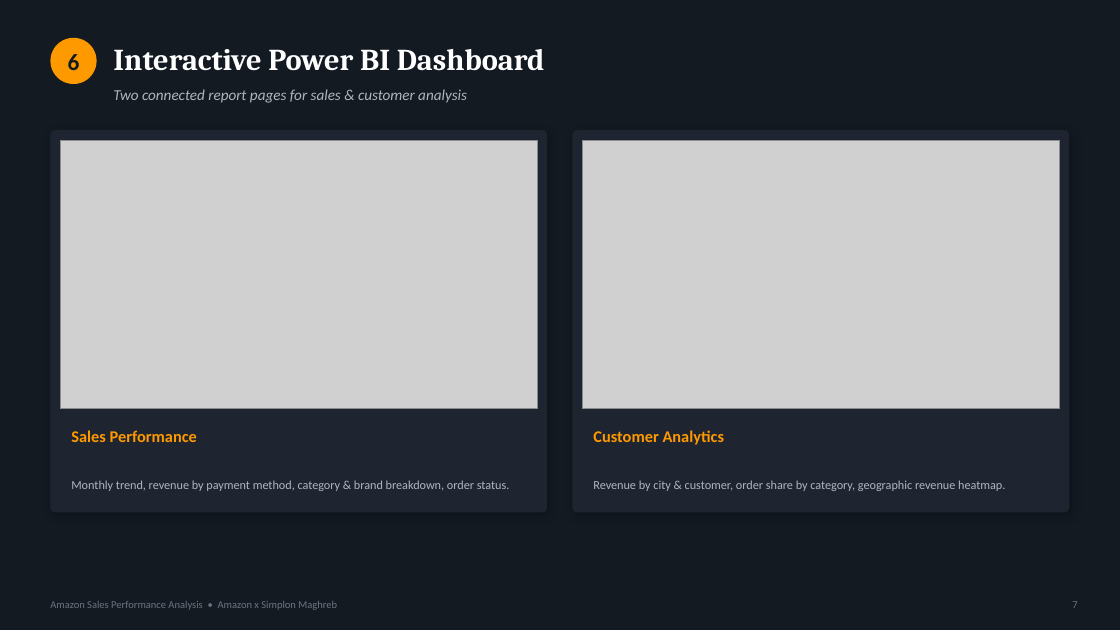
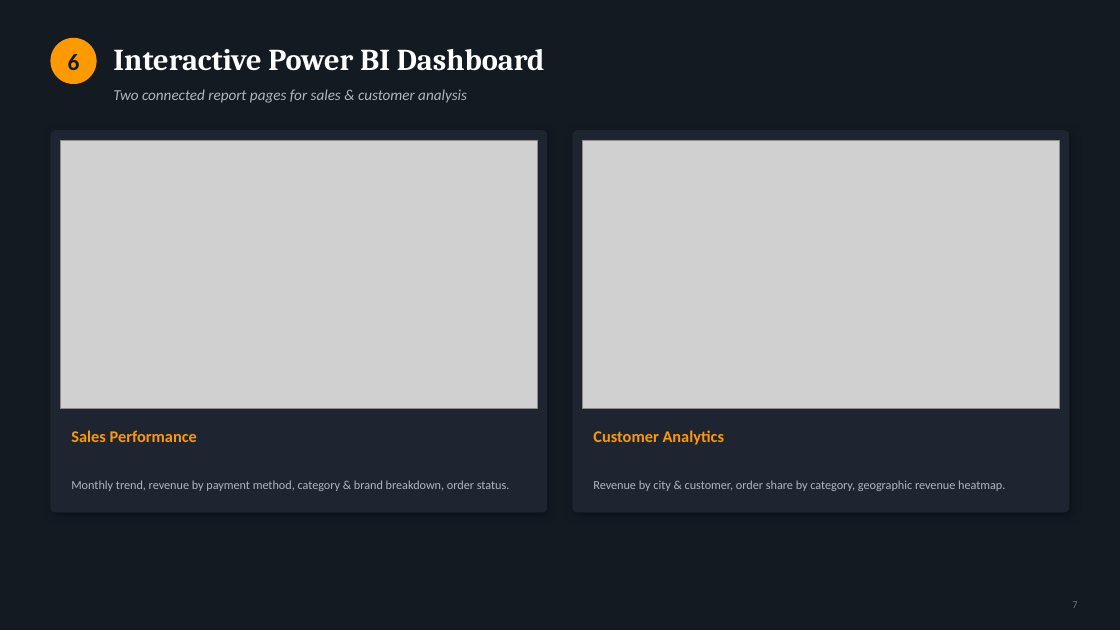
Before and after one commit to ourahmoun9-glitch/fil-rouge-Amazon-Sales-Performance-Analysis-and-Customer-Insights-, a slide deck: slide 9 of Amazon_Sales_Analysis_Presentation.pptx. Drawn at 1120x630 pixels with LibreOffice and Linux fonts; fonts in the diff are those of the drawing; grey boxes stand for pictures. Boxes give left, top, right and bottom in pixels: in the first picture for what was removed or moved away, otherwise in the second. Text is boxed around its words. In the diff, an @@ line names an element or a change of style, - is before the commit and + after.

```diff
--- a/Amazon_Sales_Analysis_Presentation.pptx
+++ b/Amazon_Sales_Analysis_Presentation.pptx
@@ text removed at (50, 601, 337, 610) @@
-Amazon Sales Performance Analysis • Amazon x Simplon Maghreb
```
Also in this commit, not shown: 3 other slides changed.
